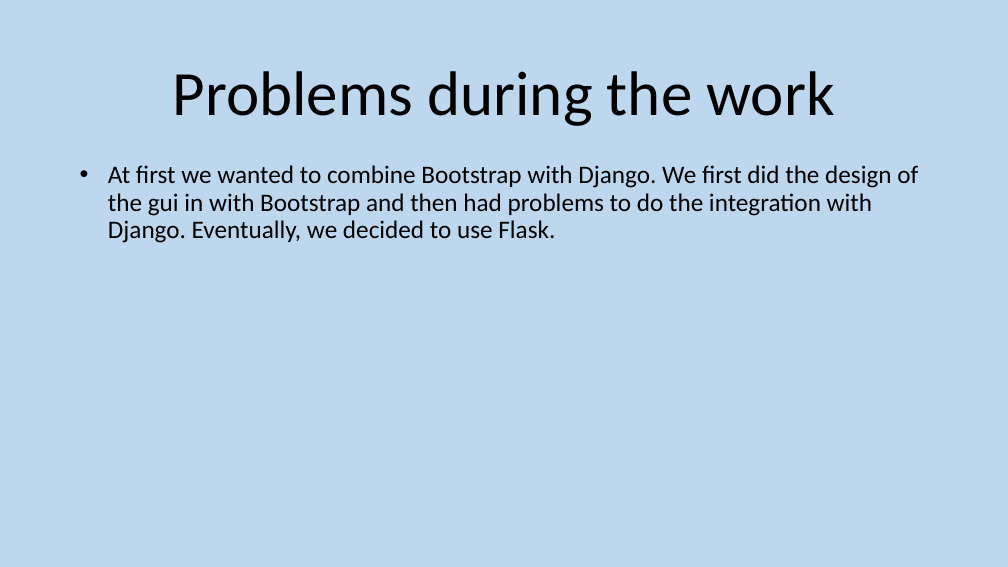
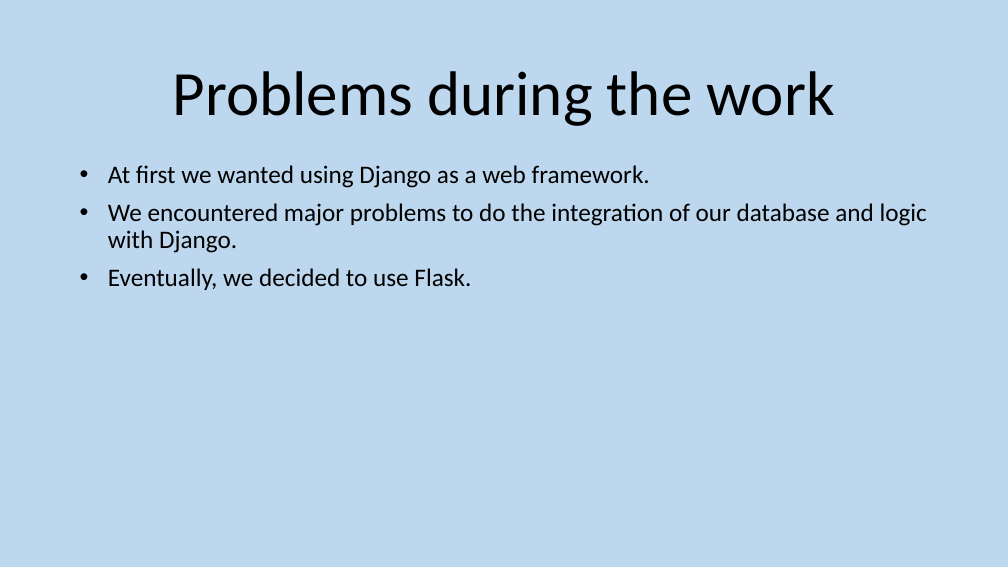
Before and after one commit to yrnoz/TheDoors, a slide deck: slide 7 of Documentation/end_semester1.pptx. Drawn at 1008x567 pixels with LibreOffice and Linux fonts; fonts in the diff are those of the drawing. Boxes give left, top, right and bottom in pixels: in the first picture for what was removed or moved away, otherwise in the second. Text is boxed around its words. In the diff, an @@ line names an element or a change of style, - is before the commit and + after.

Commit message:
updating presentation #91

```diff
--- a/Documentation/end_semester1.pptx
+++ b/Documentation/end_semester1.pptx
@@ subtitle at <box>108,165,927,290</box>: text changed @@
-• At first we wanted to combine Bootstrap with Django. We first did the design of the gui in with Bootstrap and then had problems to do the integration with Django. Eventually, we decided to use Flask.
+• At first we wanted using Django as a web framework.
+• We encountered major problems to do the integration of our database and logic with Django.
+• Eventually, we decided to use Flask.
```
